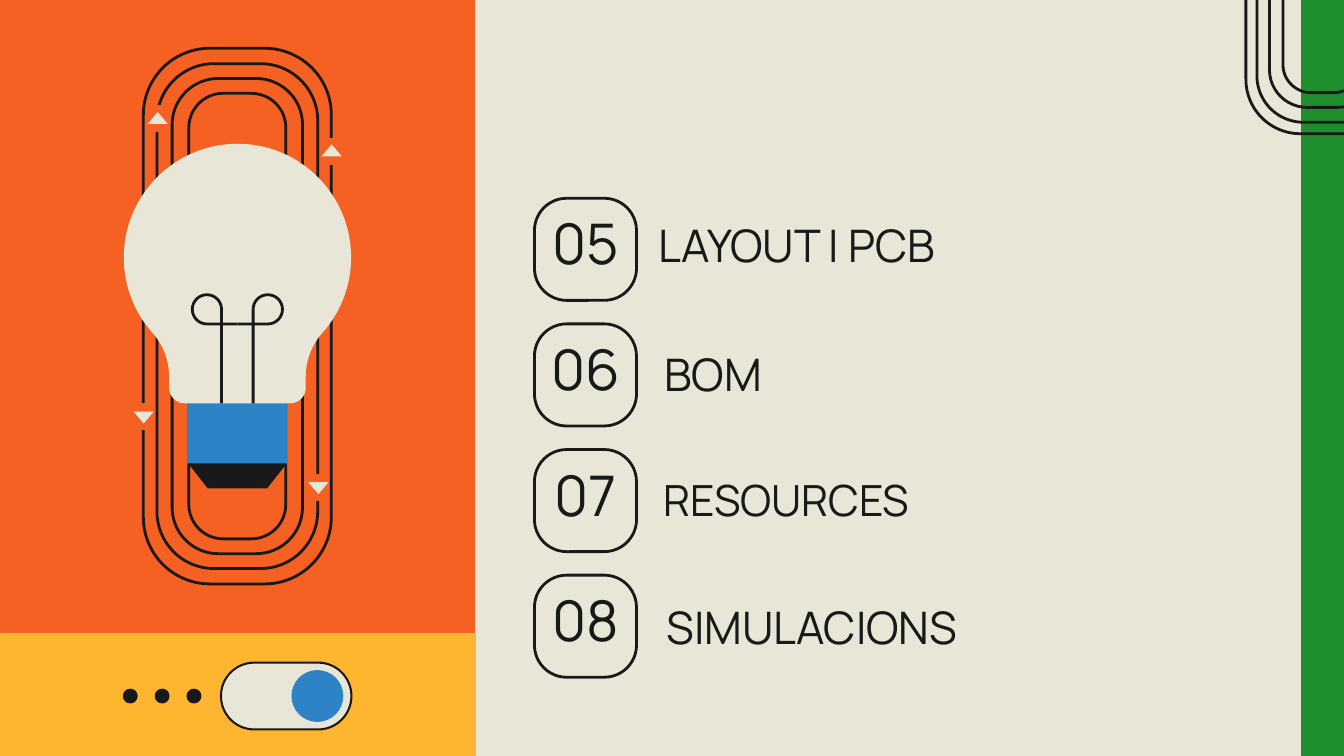
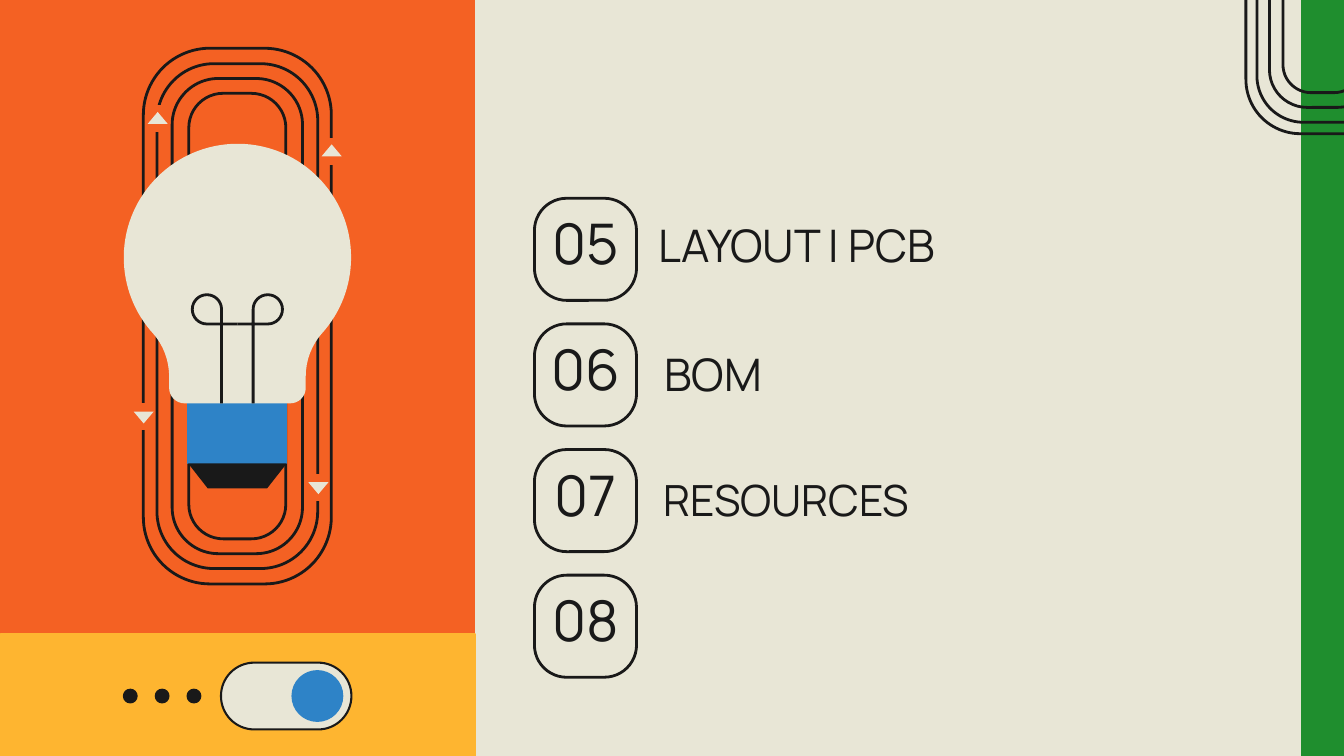
Before and after one commit to EDD2526/edd-project-grup-dijous-dj_d_seients, a slide deck: slide 3 of EINES DE DISSENY – PROJECTE V.5.pptx. Drawn at 1344x756 pixels with LibreOffice and Linux fonts; fonts in the diff are those of the drawing. Boxes give left, top, right and bottom in pixels: in the first picture for what was removed or moved away, otherwise in the second. Text is boxed around its words. In the diff, an @@ line names an element or a change of style, - is before the commit and + after.

```diff
--- a/EINES DE DISSENY – PROJECTE V.5.pptx
+++ b/EINES DE DISSENY – PROJECTE V.5.pptx
@@ subtitle removed at bbox=[666, 611, 957, 645] @@
-SIMULACIONS
```
Also in this commit, not shown: 3 other slides changed, 3 slides added, 1 slide removed, 1 other file.
